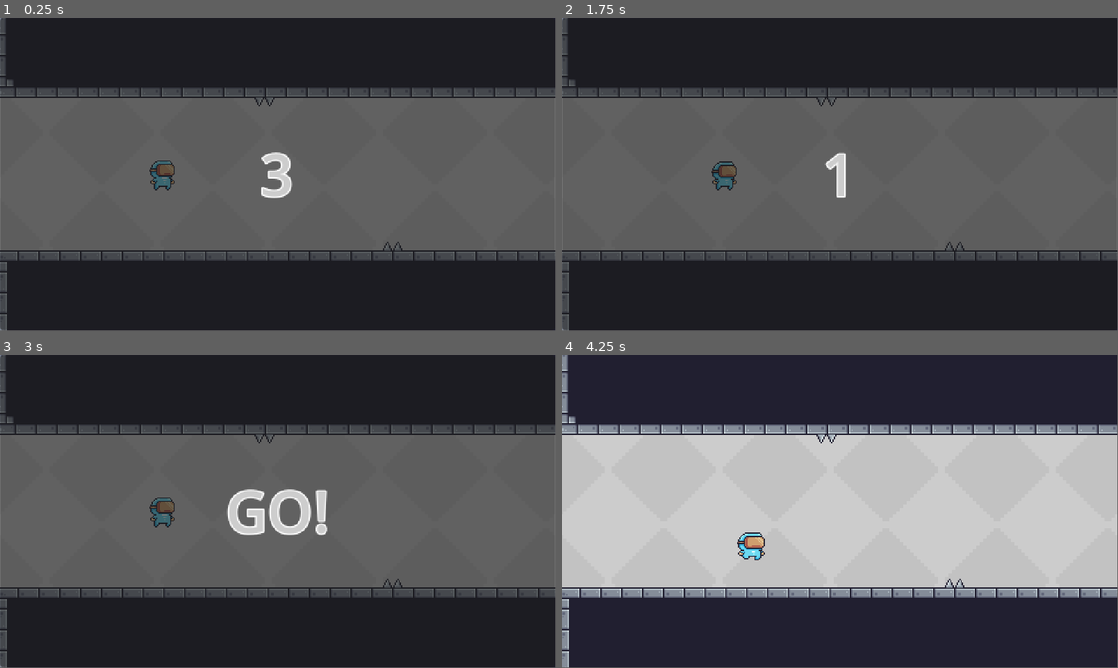
Above: before the commit, frames 1-4 (two rows, left to right).
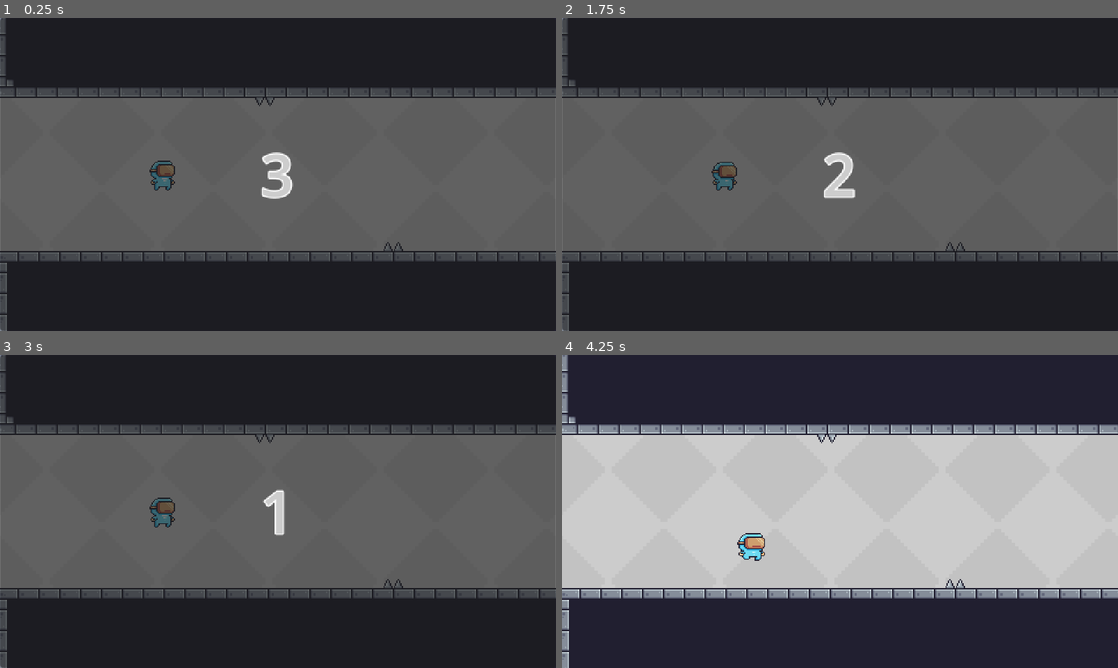
Above: after the commit, the same moments.

Repository: BurningAl15/GravityRunner2D
Game: Godot game, scene res://Scenes/gameplay_scene.tscn
Two runs of this game, one before a commit and one after it. Both use one fixed random seed, a clock stepped at 60 frames per second and the inputs below.
Inputs:
- Up to frame 1 (0.25 s): no input
- Up to frame 2 (1.75 s): tap E (interaction) at 0.6, 1.35 s
- Up to frame 3 (3 s): tap Enter at 2 s; tap E (interaction) at 2.1, 2.85 s
- Up to frame 4 (4.25 s): tap E (interaction) at 3.6 s
In our replay, the window is 799x449 before the commit and 800x450 after it. These sizes can differ from the game's own. Grey fills any space a smaller window leaves; there, only what the larger window draws over its background counts as a difference.

The runs differ from the first frame. In frame 1, 1.0% of the frame differs, in the area x 0-100%, y 22-100%; in frame 2, 1.4%; in frame 3, 2.5%; in frame 4, 1.8%.

Commit message:
Add sounds, improvements in gameplay, countdown improved

Diff:
--- /dev/null
+++ b/Scenes/CollectedEffect.tscn
@@ -0,0 +1,68 @@
+[gd_scene load_steps=10 format=3 uid="uid://bao06opra75tf"]
+
+[ext_resource type="Texture2D" uid="uid://buv7888hohqe4" path="res://Sprite/PA_02/Items/Fruits/Collected.png" id="1_gam4x"]
+[ext_resource type="Script" uid="uid://mylf8tjlq76t" path="res://Scripts/collected_effect.gd" id="1_ns6s8"]
+
+[sub_resource type="AtlasTexture" id="AtlasTexture_ns6s8"]
+atlas = ExtResource("1_gam4x")
+region = Rect2(0, 0, 32, 32)
+
+[sub_resource type="AtlasTexture" id="AtlasTexture_0ro74"]
+atlas = ExtResource("1_gam4x")
+region = Rect2(32, 0, 32, 32)
+
+[sub_resource type="AtlasTexture" id="AtlasTexture_a14ta"]
+atlas = ExtResource("1_gam4x")
+region = Rect2(64, 0, 32, 32)
+
+[sub_resource type="AtlasTexture" id="AtlasTexture_i0gse"]
+atlas = ExtResource("1_gam4x")
+region = Rect2(96, 0, 32, 32)
+
+[sub_resource type="AtlasTexture" id="AtlasTexture_eqcjy"]
+atlas = ExtResource("1_gam4x")
+region = Rect2(128, 0, 32, 32)
+
+[sub_resource type="AtlasTexture" id="AtlasTexture_mpilg"]
+atlas = ExtResource("1_gam4x")
+region = Rect2(160, 0, 32, 32)
+
+[sub_resource type="SpriteFrames" id="SpriteFrames_bgiy3"]
+animations = [{
+"frames": [{
+"duration": 1.0,
+"texture": SubResource("AtlasTexture_ns6s8")
+}, {
+"duration": 1.0,
+"texture": SubResource("AtlasTexture_0ro74")
+}, {
+"duration": 1.0,
+"texture": SubResource("AtlasTexture_a14ta")
+}, {
+"duration": 1.0,
+"texture": SubResource("AtlasTexture_i0gse")
+}, {
+"duration": 1.0,
+"texture": SubResource("AtlasTexture_eqcjy")
+}, {
+"duration": 1.0,
+"texture": SubResource("AtlasTexture_mpilg")
+}],
+"loop": true,
+"name": &"default",
+"speed": 18.0
+}]
+
+[node name="CollectedEffect" type="Node2D"]
+script = ExtResource("1_ns6s8")
+
+[node name="AnimatedSprite2D" type="AnimatedSprite2D" parent="."]
+texture_filter = 1
+sprite_frames = SubResource("SpriteFrames_bgiy3")
+frame_progress = 0.4650731
+
+[node name="LifeTimer" type="Timer" parent="."]
+one_shot = true
+autostart = true
+
+[connection signal="timeout" from="LifeTimer" to="." method="_on_LifeTimer_timeout"]
--- a/Scenes/Obstacle_Area.tscn
+++ b/Scenes/Obstacle_Area.tscn
@@ -15,3 +15,5 @@
 [node name="CollisionShape2D" type="CollisionShape2D" parent="."]
 position = Vector2(-0.5, 3.875)
 shape = SubResource("RectangleShape2D_cithf")
+
+[node name="AudioStreamPlayer2D" type="AudioStreamPlayer2D" parent="."]
--- a/Scenes/Player.tscn
+++ b/Scenes/Player.tscn
@@ -191,3 +191,5 @@
 
 [node name="CollisionShape2D" type="CollisionShape2D" parent="."]
 shape = SubResource("CapsuleShape2D_rpqav")
+
+[node name="sfx_sound" type="AudioStreamPlayer2D" parent="."]
--- a/Scenes/PowerUp.tscn
+++ b/Scenes/PowerUp.tscn
@@ -141,3 +141,5 @@
 
 [node name="CollisionShape2D" type="CollisionShape2D" parent="."]
 shape = SubResource("CircleShape2D_i1na4")
+
+[node name="AudioStreamPlayer2D" type="AudioStreamPlayer2D" parent="."]
--- a/Scenes/fire_obstacle_area.tscn
+++ b/Scenes/fire_obstacle_area.tscn
@@ -52,3 +52,8 @@
 
 [node name="CollisionShape2D2" type="CollisionShape2D" parent="." index="3"]
 shape = SubResource("RectangleShape2D_12cdv")
+
+[node name="AudioStreamPlayer2D" parent="." index="4"]
+visible = false
+
+[node name="AudioStreamPlayer2D2" type="AudioStreamPlayer2D" parent="." index="5"]
--- a/Scenes/gameplay_scene.tscn
+++ b/Scenes/gameplay_scene.tscn
@@ -11,6 +11,7 @@
 [ext_resource type="PackedScene" uid="uid://ccqsshi2hw2c5" path="res://Scenes/PowerUp.tscn" id="8_6ksri"]
 [ext_resource type="Script" uid="uid://b8b0g74282cmf" path="res://Scripts/power_up.gd" id="9_uwf40"]
 [ext_resource type="Texture2D" uid="uid://bytvmscpbblri" path="res://Sprite/PA_02/Background/Gray.png" id="10_sjh0d"]
+[ext_resource type="AudioStream" uid="uid://bosql88ps17gt" path="res://Sounds/Background/BG.ogg" id="12_krv6g"]
 
 [sub_resource type="TileSetAtlasSource" id="TileSetAtlasSource_u0hpe"]
 texture = ExtResource("4_ykw5v")
@@ -546,6 +547,10 @@
 editor_draw_limits = true
 editor_draw_drag_margin = true
 
+[node name="EnvironmentAudio" type="AudioStreamPlayer2D" parent="Player"]
+stream = ExtResource("12_krv6g")
+autoplay = true
+
 [node name="CountdownTimer" type="Timer" parent="."]
 
 [node name="PowerUpTimer" type="Timer" parent="."]
@@ -600,6 +605,8 @@
 [node name="PowerUp6" parent="." instance=ExtResource("8_6ksri")]
 position = Vector2(2933, 5)
 script = ExtResource("9_uwf40")
+
+[node name="CountdownAudio" type="AudioStreamPlayer2D" parent="."]
 
 [connection signal="body_entered" from="GoalArea" to="Player" method="_on_goal_area_body_entered"]
 [connection signal="body_entered" from="CollisionTilemap/Obstacle17" to="Player" method="_on_obstacle_body_entered"]
--- a/Scenes/goal_area.tscn
+++ b/Scenes/goal_area.tscn
@@ -103,3 +103,5 @@
 
 [node name="CollisionShape2D" type="CollisionShape2D" parent="."]
 shape = SubResource("RectangleShape2D_kmleq")
+
+[node name="AudioStreamPlayer2D" type="AudioStreamPlayer2D" parent="."]
--- a/Scenes/saw_obstacle_area.tscn
+++ b/Scenes/saw_obstacle_area.tscn
@@ -87,3 +87,8 @@
 
 [node name="CollisionShape2D2" type="CollisionShape2D" parent="." index="3"]
 shape = SubResource("CircleShape2D_u58ce")
+
+[node name="AudioStreamPlayer2D" parent="." index="4"]
+visible = false
+
+[node name="AudioStreamPlayer2D2" type="AudioStreamPlayer2D" parent="." index="5"]
--- /dev/null
+++ b/Scripts/collected_effect.gd
@@ -0,0 +1,27 @@
+extends Node2D
+
+@onready var anim: AnimatedSprite2D = $AnimatedSprite2D
+@onready var life_timer: Timer = $LifeTimer
+
+# If you want a specific animation name:
+const ANIM_NAME := "default"
+
+func _ready() -> void:
+	# Play the animation
+	anim.play(ANIM_NAME)
+
+	# Calculate duration = frame_count / fps from the SpriteFrames
+	var frames: SpriteFrames = anim.sprite_frames
+	var frame_count := frames.get_frame_count(ANIM_NAME)
+	var fps := frames.get_animation_speed(ANIM_NAME) # frames per second
+	var duration := float(frame_count) / float(fps) if fps > 0 else 0.0
+
+	# Fallback if something is wrong
+	if duration <= 0.0:
+		duration = 1.0
+
+	life_timer.wait_time = duration
+	life_timer.start()
+
+func _on_LifeTimer_timeout() -> void:
+	queue_free()
--- a/Scripts/gameplay_scene.gd
+++ b/Scripts/gameplay_scene.gd
@@ -3,22 +3,74 @@
 @export var countdown_time := 4.0
 
 @onready var countdown_label: Label = $CountdownPanel/CountdownLabel
+@onready var countdown_audio: AudioStreamPlayer2D = $CountdownAudio
+@onready var environment_audio: AudioStreamPlayer2D = $Player/EnvironmentAudio
+@onready var countdown_timer: Timer = $CountdownTimer
+
+const COUNTDOWN_SOUNDS := {
+	4: preload("res://Sounds/Countdown/3.wav"),
+	3: preload("res://Sounds/Countdown/2.wav"),
+	2: preload("res://Sounds/Countdown/1.wav"),
+	1: preload("res://Sounds/Countdown/Go.wav")
+}
+
+var last_whole_sec := -999
+var env_tween: Tween # <— keep reference so we can kill/replace safely
 
 func _ready() -> void:
-	$CountdownTimer.wait_time = countdown_time
-	$CountdownTimer.start()
-	countdown_label.text = str(countdown_time - 1)
+	countdown_timer.wait_time = countdown_time
+	countdown_timer.start()
 
-func _process(delta):
-	if ($CountdownTimer.time_left > 2):
-		countdown_label.text = str(int(ceil($CountdownTimer.time_left - 0.5)) - 1)
-	elif ($CountdownTimer.time_left <= 2 and $CountdownTimer.time_left > 0):
+	# ---- ENV AUDIO: start low and play
+	environment_audio.volume_db = -50.0 # very low (almost silent)
+	environment_audio.play()
+
+	var first_sec_left := int(ceil(countdown_timer.time_left))
+	_update_ui_and_sound(first_sec_left)
+
+func _process(delta: float) -> void:
+	var sec_left := int(ceil(countdown_timer.time_left))
+	if sec_left != last_whole_sec:
+		_update_ui_and_sound(sec_left)
+
+func _update_ui_and_sound(sec_left: int) -> void:
+	last_whole_sec = sec_left
+	if sec_left >= 2:
+		var to_show := sec_left - 1
+		countdown_label.text = str(to_show)
+		var stream: AudioStream = COUNTDOWN_SOUNDS.get(sec_left, null)
+		play_sfx(stream)
+	elif sec_left == 1:
 		countdown_label.text = "Go!"
+		play_sfx(COUNTDOWN_SOUNDS[1])
+	else:
+		countdown_label.text = ""
+		$CountdownPanel.hide()
 
 func _on_countdown_timer_timeout() -> void:
-	$CountdownTimer.stop()
+	countdown_timer.stop()
 	$CountdownPanel.hide()
 
+	if countdown_audio.playing:
+		countdown_audio.stop()
 
-func _on_obstacle_body_entered(body: Node2D) -> void:
-	pass # Replace with function body.
+	fade_env_to(-6.0, 0.6)
+
+func play_sfx(stream: AudioStream) -> void:
+	if stream:
+		if countdown_audio.playing:
+			countdown_audio.stop()
+		countdown_audio.stream = stream
+		countdown_audio.play()
+
+func fade_env_to(target_db: float, duration: float) -> void:
+	# Clamp target to sane range
+	target_db = clampf(target_db, -80.0, 6.0)
+
+	# If a previous tween is running, kill it to avoid conflicts
+	if env_tween and env_tween.is_running():
+		env_tween.kill()
+
+	env_tween = create_tween()
+	env_tween.set_trans(Tween.TRANS_SINE).set_ease(Tween.EASE_IN_OUT)
+	env_tween.tween_property(environment_audio, "volume_db", target_db, duration)
--- a/Scripts/player.gd
+++ b/Scripts/player.gd
@@ -10,15 +10,27 @@
 var powerUp: bool = false
 
 @onready var countdown_timer: Timer = null
+@onready var sfx_sound: AudioStreamPlayer2D = $sfx_sound
 
-const animations = {
+const PowerUpEffect = preload("res://Scenes/CollectedEffect.tscn")
+
+const SOUND_STATES = {
+	"changeGravity_down": preload("res://Sounds/SFX/ChangeGravity_a.wav"),
+	"changeGravity_up": preload("res://Sounds/SFX/ChangeGravity_b.wav"),
+	"powerUp": preload("res://Sounds/SFX/PowerUp.wav"),
+	"powerUpEnd": preload("res://Sounds/SFX/PowerUpEnd.wav"),
+	"hurt": preload("res://Sounds/SFX/Hurt.wav"),
+	"goal": preload("res://Sounds/SFX/Goal.wav")
+}
+
+const ANIMATION_STATES = {
 	"run": "walk",
 	"idle": "idle"
 }
 
 func _ready() -> void:
 	initialPos = global_position
-	$AnimatedSprite2D.play(animations.idle)
+	$AnimatedSprite2D.play(ANIMATION_STATES["idle"])
 
 	var root_scene = get_tree().get_current_scene()
 	if root_scene and root_scene.has_node("PowerUpTimer"):
@@ -27,15 +39,20 @@
 	if countdown_timer == null:
 		push_error("Countdown Timer no encontrado. Asigna countdown_timer_path o ajusta la ruta.")
 
+	sfx_sound.volume_db = -6
+	sfx_sound.pitch_scale = 1.2
+	sfx_sound.max_distance = 300
 
 func _physics_process(delta: float) -> void:
 	if (isPlayable == false):
 		return
 
-	$AnimatedSprite2D.play(animations.run)
+	$AnimatedSprite2D.play(ANIMATION_STATES["run"])
 
 	if (Input.is_action_just_pressed("interaction")):
+		play_sfx(SOUND_STATES["changeGravity_down"])
 		gravity = - gravity
+		# play_sfx(SOUND_STATES["changeGravity_down"] if gravity > 0 else SOUND_STATES["changeGravity_up"])
 
 	$AnimatedSprite2D.flip_v = gravity < 0
 
@@ -48,13 +65,28 @@
 func resetPos():
 	global_position = initialPos
 	gravity = ProjectSettings.get_setting("physics/2d/default_gravity")
-	$AnimatedSprite2D.play(animations.idle)
+	$AnimatedSprite2D.play(ANIMATION_STATES["idle"])
+
+
+func play_sfx(stream: AudioStream) -> void:
+	if stream:
+		sfx_sound.stream = stream
+		sfx_sound.play()
+	else:
+		push_warning("SFX key not found")
+
+func collect_powerup(at_pos: Vector2) -> void:
+	var fx = PowerUpEffect.instantiate()
+	fx.global_position = at_pos
+	get_tree().current_scene.add_child(fx)
+
 
 func _on_obstacle_body_entered(body: Node2D) -> void:
+	play_sfx(SOUND_STATES["hurt"])
 	resetPos()
 
-
 func _on_goal_area_body_entered(body: Node2D) -> void:
+	play_sfx(SOUND_STATES["goal"])
 	resetPos()
 
 
@@ -63,10 +95,13 @@
 
 
 func _on_power_up_timer_timeout() -> void:
+	play_sfx(SOUND_STATES["powerUpEnd"])
 	powerUp = false
 
 
 func _on_power_up_body_entered(body: Node2D) -> void:
+	play_sfx(SOUND_STATES["powerUp"])
+	collect_powerup(global_position)
 	countdown_timer.wait_time = 3.0
 	countdown_timer.start()
 	powerUp = true
--- a/project.godot
+++ b/project.godot
@@ -19,6 +19,7 @@
 
 window/size/viewport_width=1920
 window/size/viewport_height=1080
+window/stretch/mode="viewport"
 
 [global_group]
 
Not shown: 1 places in Scenes/gameplay_scene.tscn that only renumber resources
Not shown, added: Scripts/collected_effect.gd.uid
Not shown, added: Sounds/Background/BG.ogg.import
Not shown, added: Sounds/Background/NeonRunner.wav.import
Not shown, added: Sounds/Countdown/1.wav.import
Not shown, added: Sounds/Countdown/2.wav.import
Not shown, added: Sounds/Countdown/3.wav.import
Not shown, added: Sounds/Countdown/Go.wav.import
Not shown, added: Sounds/SFX/ChangeGravity_a.wav.import
Not shown, added: Sounds/SFX/ChangeGravity_b.wav.import
Not shown, added: Sounds/SFX/Goal.wav.import
Not shown, added: Sounds/SFX/Hurt.wav.import
(and 15 more such lines)
